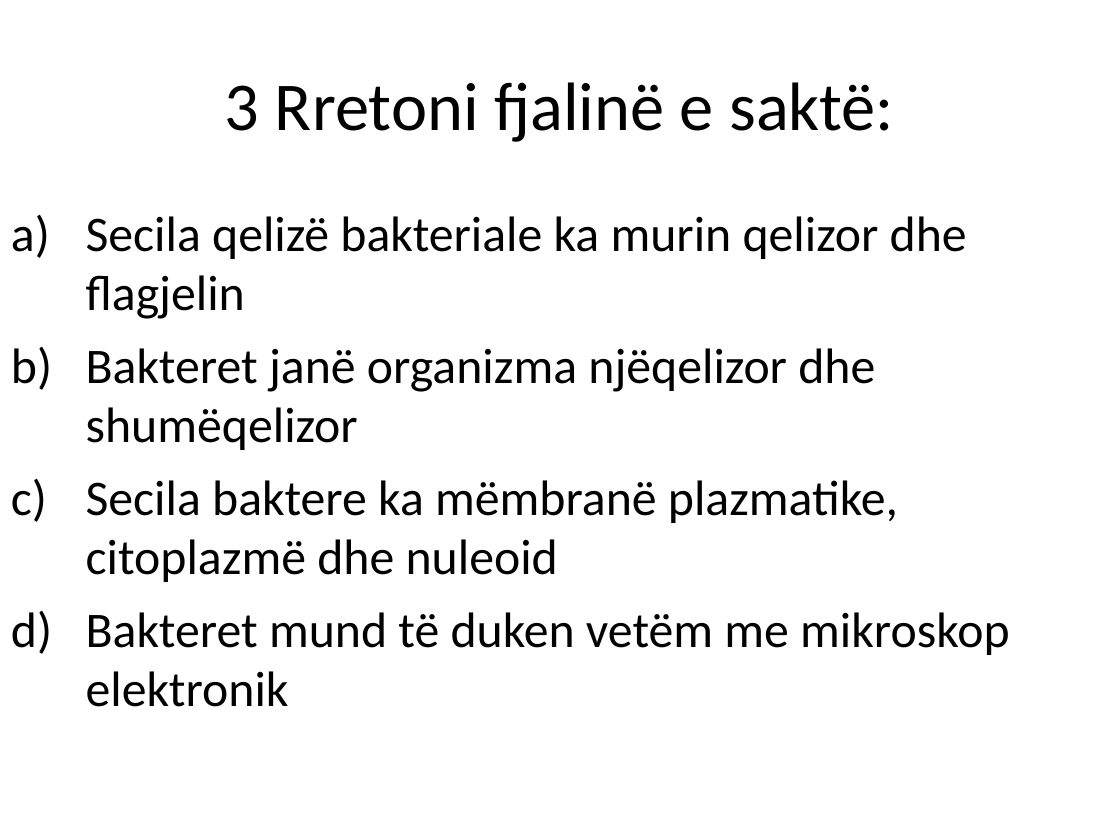
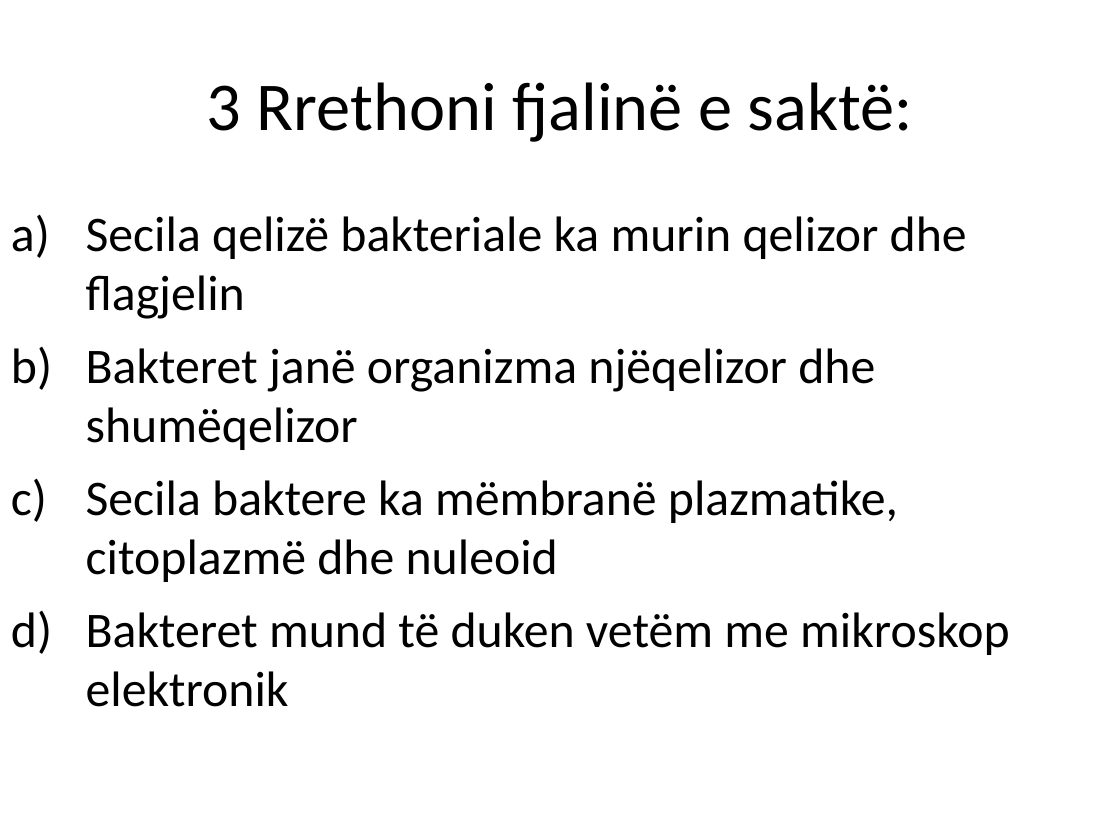
Before and after one commit to biologjia-aplikative/Biologjia-Aplikative, a slide deck: slide 31 of materiale/Klasa 11/2. BAKTERIET.ppt. Drawn at 1120x840 pixels with LibreOffice and Linux fonts; fonts in the diff are those of the drawing. Boxes give left, top, right and bottom in pixels: in the first picture for what was removed or moved away, otherwise in the second. Text is boxed around its words. In the diff, an @@ line names an element or a change of style, - is before the commit and + after.

```diff
--- a/materiale/Klasa 11/2. BAKTERIET.ppt
+++ b/materiale/Klasa 11/2. BAKTERIET.ppt
@@ title at [206,82,913,142]: text changed @@
-3 Rretoni fjalinë e saktë:
+3 Rrethoni fjalinë e saktë:
```
Also in this commit, not shown: 20 other slides changed, 16 other files.
